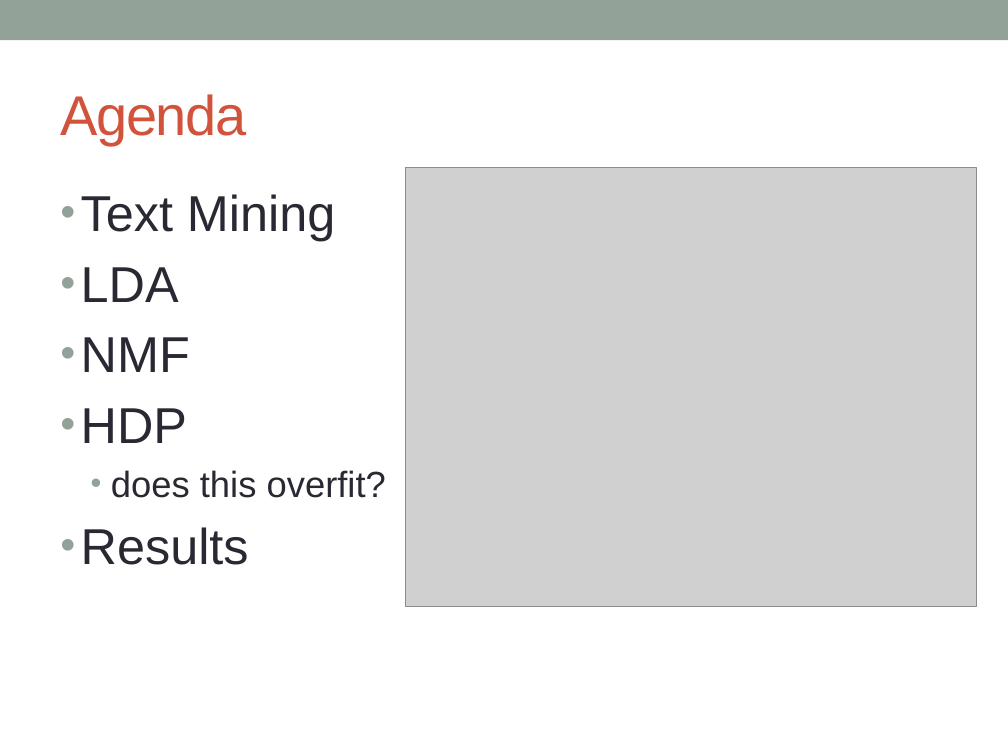
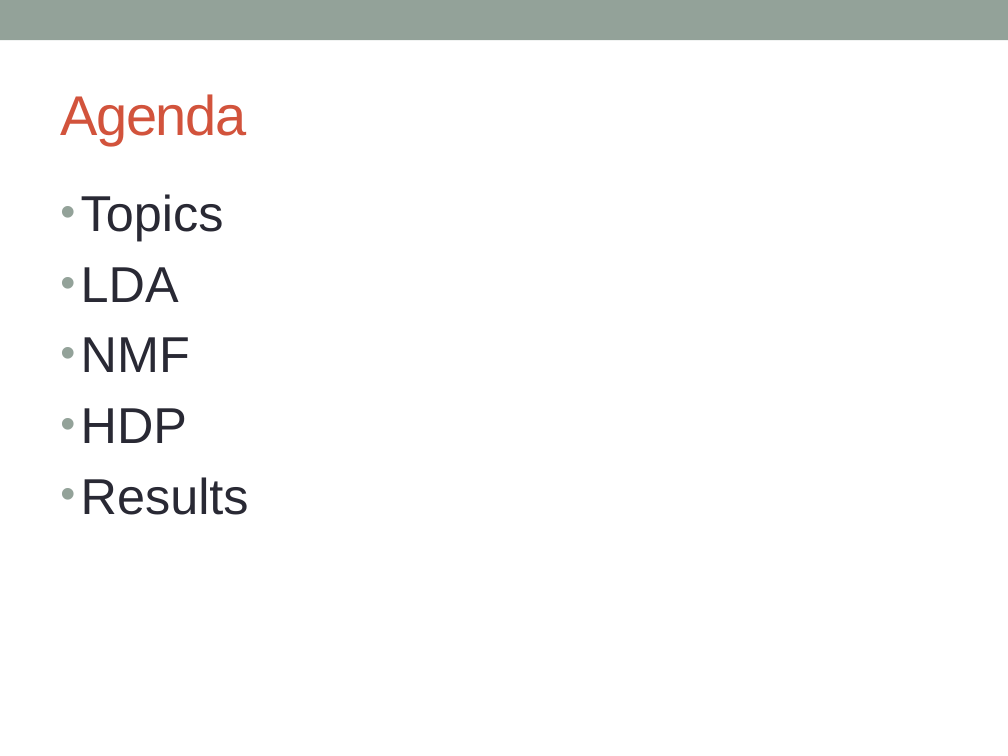
Before and after one commit to markheimann/Bayesian-ML, a slide deck: slide 2 of BMML_Presentation.pptx. Drawn at 1008x756 pixels with LibreOffice and Linux fonts; fonts in the diff are those of the drawing; grey boxes stand for pictures. Boxes give left, top, right and bottom in pixels: in the first picture for what was removed or moved away, otherwise in the second. Text is boxed around its words. In the diff, an @@ line names an element or a change of style, - is before the commit and + after.

```diff
--- a/BMML_Presentation.pptx
+++ b/BMML_Presentation.pptx
@@ picture removed at <box>406,168,977,607</box> @@
@@ text at <box>81,194,224,241</box>: text changed @@
-• Text Mining
+• Topics
@@ text at <box>111,470,386,498</box>: paragraph removed @@
-  • does this overfit?
```
Also in this commit, not shown: 6 other slides changed, 4 slides added.
